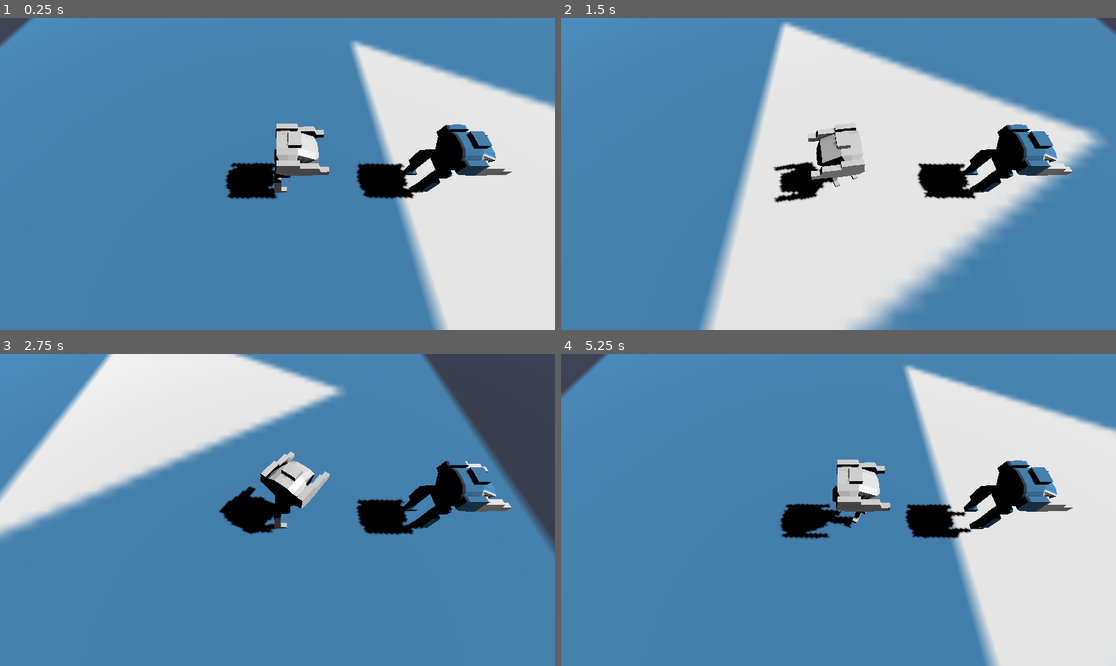
Above: before the commit, frames 1-4 (two rows, left to right).
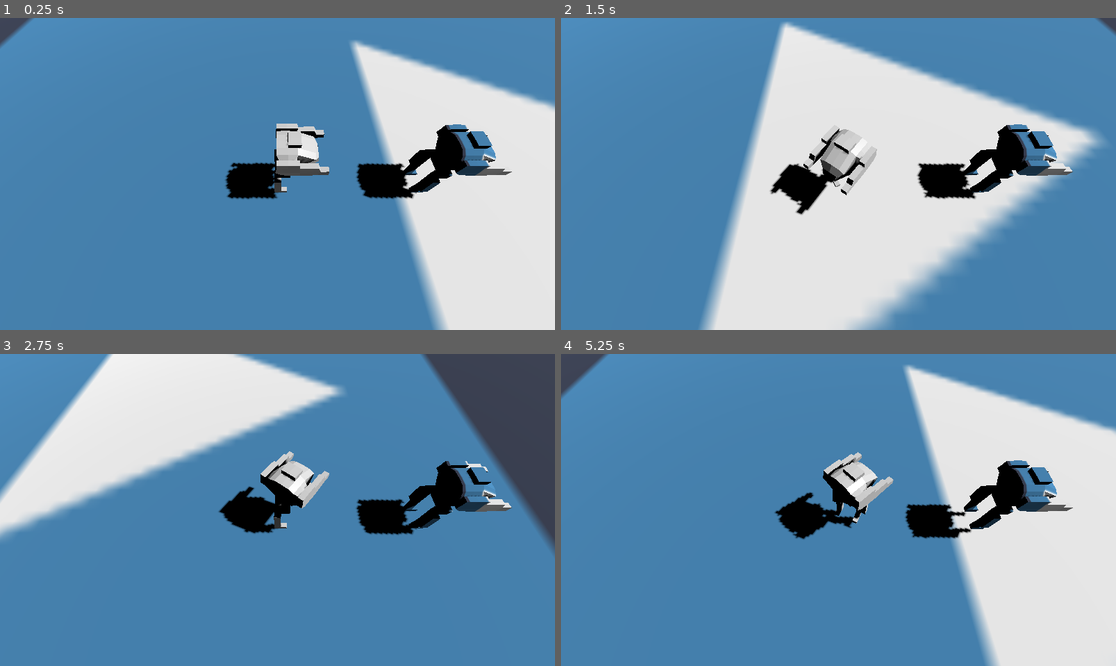
Above: after the commit, the same moments.

Repository: mrjackphil/top-down-arena
Game: Godot game, scene res://Test_Scene.tscn
Same seed, same stepped clock (60 frames per second), same inputs: the game is played once before the commit and once after it. The engine's default icon, where the game draws it, is replaced by a stand-in: a white triangle on a blue panel in a dark square.
Inputs (mouse positions are in pixels of both pictures, inside the frame that each line leads up to):
- Up to frame 1 (0.25 s): no input
- Up to frame 2 (1.5 s): tap Enter (ui_accept) at 0.5, 0.77 s; move the mouse to (960, 158) at 0.52 s; hold D (move_right) 0.53-1.28 s; move the mouse to (727, 189) at 1.27 s; hold S (move_down) from 1.28 s (still down)
- Up to frame 3 (2.75 s): tap Enter (ui_accept) at 1.52 s; move the mouse to (333, 441) at 2.02 s; release S (move_down) at 2.03 s; hold D (move_right) from 2.03 s (still down)
- Up to frame 4 (5.25 s): move the mouse to (810, 572) at 2.77 s; release D (move_right) at 2.78 s; hold W (move_up) 2.78-3.53 s; tap Enter (ui_accept) at 3.02, 3.77, 4.52 s; move the mouse to (1005, 556) at 3.52 s; hold A (move_left) 3.53-5.03 s; move the mouse to (672, 463) at 4.27 s; move the mouse to (866, 510) at 5.02 s; hold S (move_down) from 5.03 s (still down)

The runs differ from the first frame. In frame 1, less than 0.1% of the frame differs, in the area x 57-59%, y 40-50%; in frame 2, 1.5%; in frame 3, 0.2%; in frame 4, 1.6%, in the area x 38-60%, y 31-60%.

Commit message:
body rotation with lerp

Diff:
--- a/mech.gd
+++ b/mech.gd
@@ -66,7 +66,7 @@
 	var mouse_position = viewport.get_mouse_position()
 	var mouse_position_vect = Vector3(mouse_position.y - viewport.size.y / 2, 0, mouse_position.x - viewport.size.x / 2).normalized()
 
-	mech_body.rotation.y = -atan2(mouse_position_vect.x, mouse_position_vect.z)
+	mech_body.rotation.y = lerp_angle(-atan2(mouse_position_vect.x, mouse_position_vect.z), mech_body.rotation.y, 0.9)
 
 
 # Changes legs direction to dir vector.
